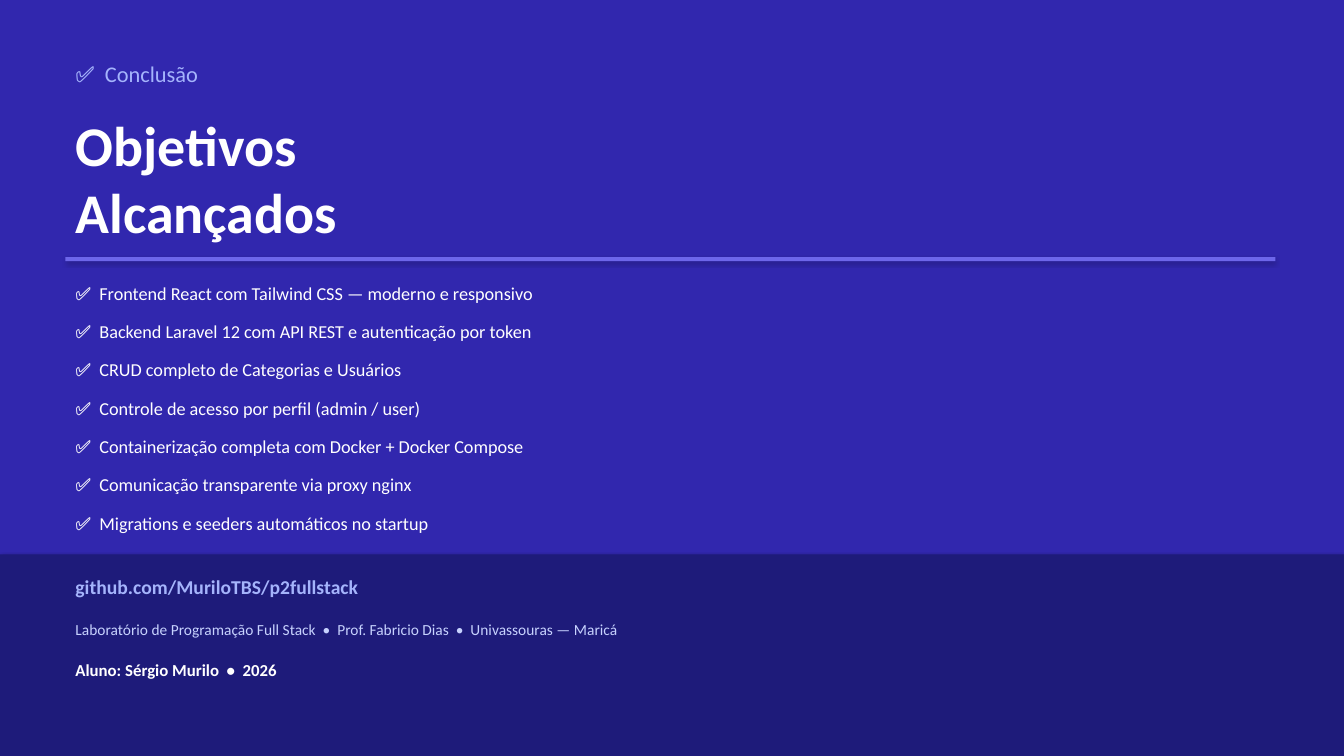
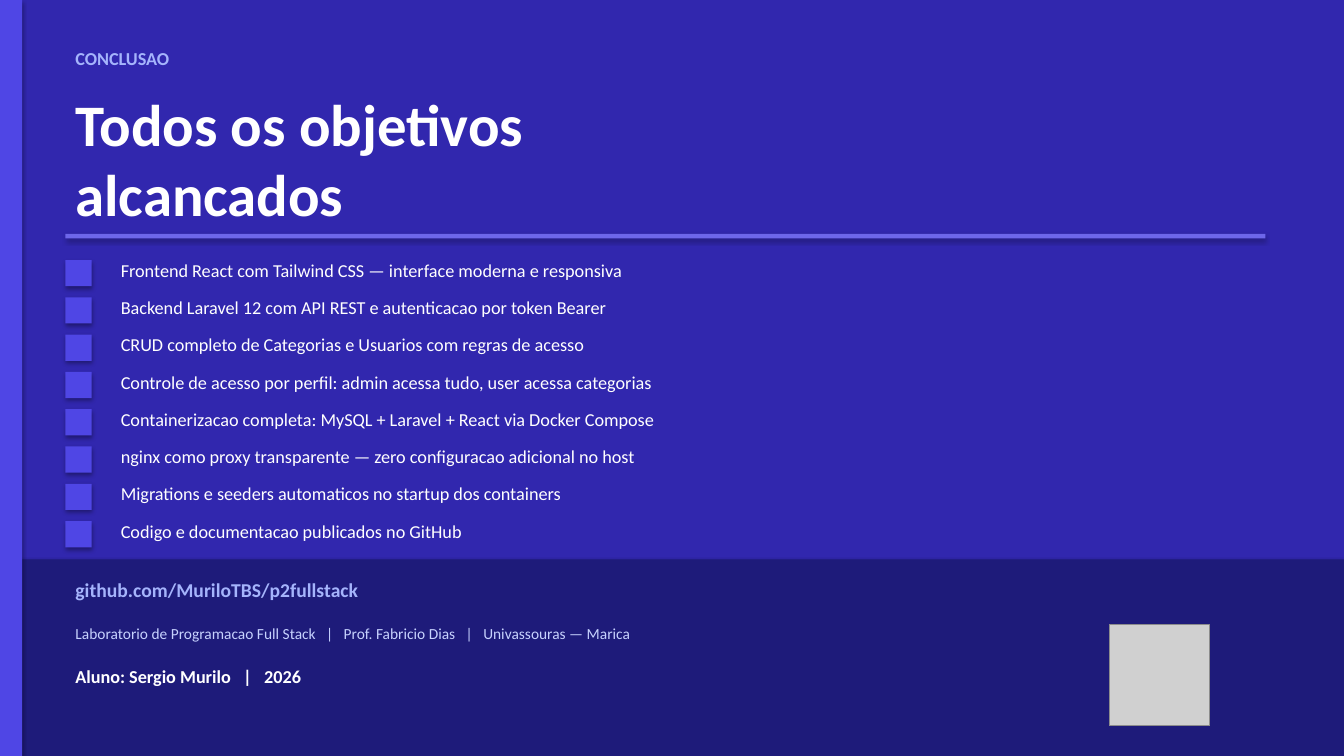
Before and after one commit to MuriloTBS/p2fullstack, a slide deck: slide 10 of Apresentacao_P2_FullStack.pptx. Drawn at 1344x756 pixels with LibreOffice and Linux fonts; fonts in the diff are those of the drawing; grey boxes stand for pictures. Boxes give left, top, right and bottom in pixels: in the first picture for what was removed or moved away, otherwise in the second. Text is boxed around its words. In the diff, an @@ line names an element or a change of style, - is before the commit and + after.

```diff
--- a/Apresentacao_P2_FullStack.pptx
+++ b/Apresentacao_P2_FullStack.pptx
@@ rectangle added at <box>0,0,22,756</box>, fill #4F46E5 @@
@@ text added at <box>75,53,169,65</box>, 13 pt, text #A5B4FC, bold @@
+CONCLUSAO
@@ text removed at <box>105,66,198,82</box> @@
-✅ Conclusão
@@ text at <box>75,104,523,217</box>: text changed; size 40 to 42 pt @@
-Objetivos
-Alcançados
+Todos os objetivos
+alcancados
@@ rectangle: place and size @@
-rectangle at <box>66,257,1275,261</box>
+rectangle at <box>66,234,1265,238</box>
@@ rectangle added at <box>66,260,92,286</box>, fill #4F46E5 @@
@@ text at <box>121,264,622,280</box>: text changed @@
-✅ Frontend React com Tailwind CSS — moderno e responsivo
+Frontend React com Tailwind CSS — interface moderna e responsiva
@@ rectangle added at <box>66,297,92,324</box>, fill #4F46E5 @@
@@ text at <box>121,301,606,317</box>: text changed @@
-✅ Backend Laravel 12 com API REST e autenticação por token
+Backend Laravel 12 com API REST e autenticacao por token Bearer
@@ rectangle added at <box>66,335,92,361</box>, fill #4F46E5 @@
@@ text at <box>121,338,584,354</box>: text changed @@
-✅ CRUD completo de Categorias e Usuários
+CRUD completo de Categorias e Usuarios com regras de acesso
@@ rectangle added at <box>66,372,92,398</box>, fill #4F46E5 @@
@@ text at <box>121,376,651,392</box>: text changed @@
-✅ Controle de acesso por perfil (admin / user)
+Controle de acesso por perfil: admin acessa tudo, user acessa categorias
@@ rectangle added at <box>66,409,92,436</box>, fill #4F46E5 @@
@@ text at <box>121,413,654,429</box>: text changed @@
-✅ Containerização completa com Docker + Docker Compose
+Containerizacao completa: MySQL + Laravel + React via Docker Compose
@@ rectangle added at <box>66,447,92,473</box>, fill #4F46E5 @@
@@ text removed at <box>99,478,412,494</box> @@
-✅ Comunicação transparente via proxy nginx
@@ text added at <box>121,450,634,466</box>, 13 pt, text #FFFFFF @@
+nginx como proxy transparente — zero configuracao adicional no host
@@ rectangle added at <box>66,484,92,510</box>, fill #4F46E5 @@
@@ text at <box>121,487,561,503</box>: text changed @@
-✅ Migrations e seeders automáticos no startup
+Migrations e seeders automaticos no startup dos containers
@@ rectangle added at <box>66,521,92,547</box>, fill #4F46E5 @@
@@ text added at <box>121,525,461,541</box>, 13 pt, text #FFFFFF @@
+Codigo e documentacao publicados no GitHub
@@ rectangle: place and size @@
-rectangle at <box>0,555,1344,756</box>
+rectangle at <box>0,560,1344,756</box>
@@ text at <box>75,628,630,642</box>: text changed @@
-Laboratório de Programação Full Stack • Prof. Fabricio Dias • Univassouras — Maricá
+Laboratorio de Programacao Full Stack | Prof. Fabricio Dias | Univassouras — Marica
@@ picture added at <box>1109,625,1210,726</box> @@
@@ text at <box>75,670,301,686</box>: text changed; size 12 to 13 pt @@
-Aluno: Sérgio Murilo • 2026
+Aluno: Sergio Murilo | 2026
```
Also in this commit, not shown: 8 other slides changed, 1 slide added, 1 slide removed, 2 other files.
